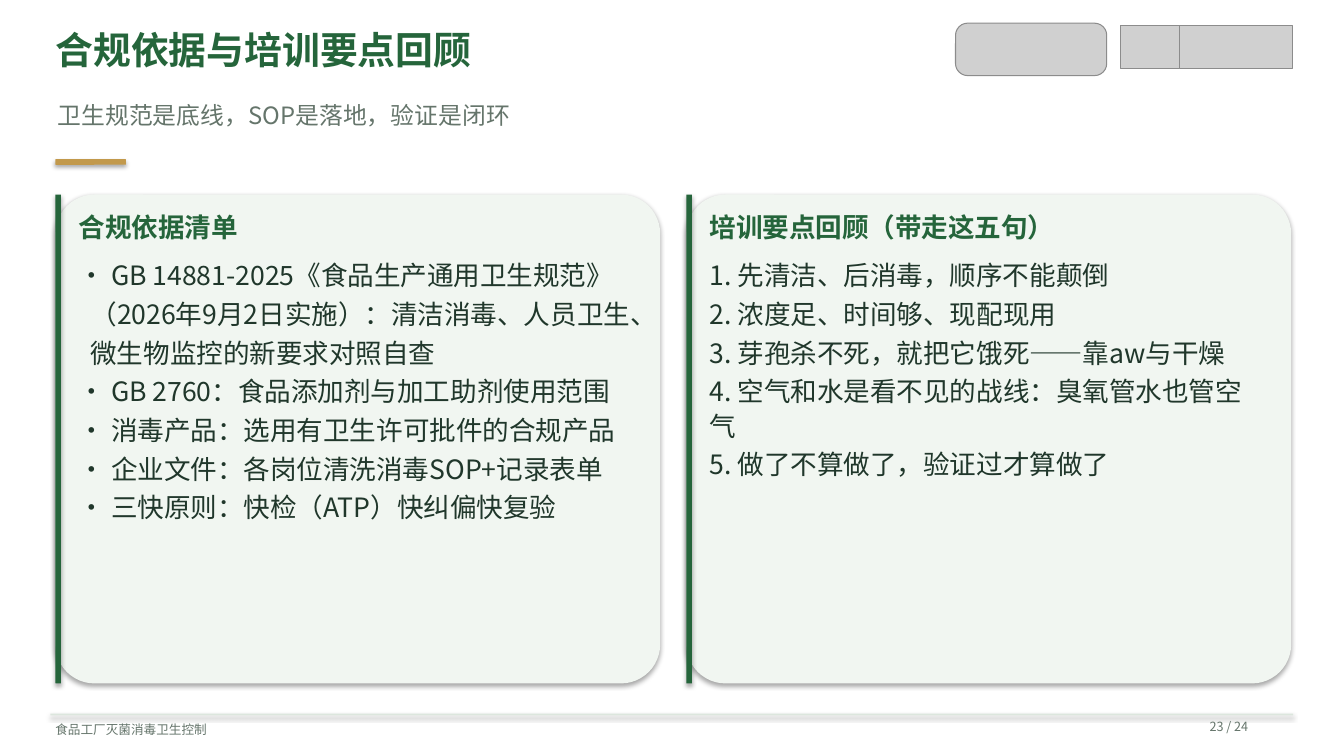
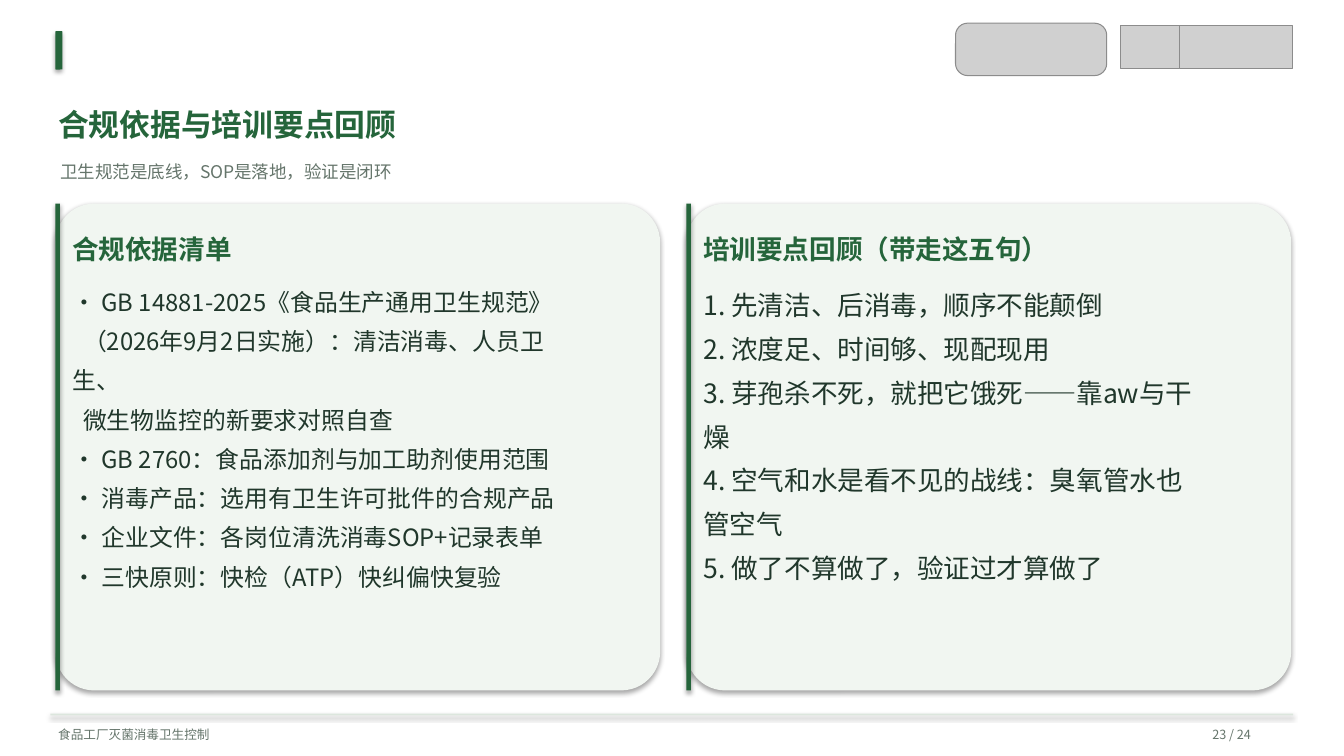
Before and after one commit to anton-z1127/zaadd, a slide deck: slide 23 of sterilization-training/presentation.pptx. Drawn at 1344x756 pixels with LibreOffice and Linux fonts; fonts in the diff are those of the drawing; grey boxes stand for pictures. Boxes give left, top, right and bottom in pixels: in the first picture for what was removed or moved away, otherwise in the second. Text is boxed around its words. In the diff, an @@ line names an element or a change of style, - is before the commit and + after.

Commit message:
Replan training slide layouts and verify rendered text bounds

```diff
--- a/sterilization-training/presentation.pptx
+++ b/sterilization-training/presentation.pptx
@@ rounded rectangle: place and size @@
-rounded rectangle at [55, 159, 126, 165]
+rounded rectangle at [55, 31, 63, 70]
@@ rounded rectangle at [55, 31, 63, 70]: fill #C2994B to #25653B @@
@@ text "合规依据与培训要点回顾": place and size @@
-text "合规依据与培训要点回顾" at [55, 31, 471, 68]
+text "合规依据与培训要点回顾" at [58, 109, 396, 139]
@@ text "合规依据与培训要点回顾" at [58, 109, 396, 139]: size 27 to 22 pt; line spacing 1 to 36.3pt; less space between paragraphs @@
@@ text "卫生规范是底线，SOP是落地，验证是闭环": place and size @@
-text "卫生规范是底线，SOP是落地，验证是闭环" at [57, 104, 510, 126]
+text "卫生规范是底线，SOP是落地，验证是闭环" at [60, 163, 391, 180]
@@ text "卫生规范是底线，SOP是落地，验证是闭环" at [60, 163, 391, 180]: size 17 to 12.5 pt; line spacing 1 to 20.6pt; less space between paragraphs @@
@@ 4 rounded rectangles: place and size @@
-4 rounded rectangles at [55, 195, 1292, 684]
+4 rounded rectangles at [55, 204, 1292, 691]
@@ text "合规依据清单": place and size @@
-text "合规依据清单" at [79, 214, 238, 240]
+text "合规依据清单" at [72, 236, 231, 262]
@@ text "合规依据清单" at [72, 236, 231, 262]: line spacing 1 to 31.4pt; less space between paragraphs @@
@@ text "培训要点回顾（带走这五句）" at [703, 236, 1048, 262]: line spacing 1 to 31.4pt; less space between paragraphs @@
@@ text "培训要点回顾（带走这五句）": place and size @@
-text "培训要点回顾（带走这五句）" at [710, 214, 1055, 240]
+text "培训要点回顾（带走这五句）" at [703, 236, 1048, 262]
@@ text "· GB 14881-2025《食品生产通用卫生规范》": place and size @@
-text "· GB 14881-2025《食品生产通用卫生规范》" at [90, 262, 656, 520]
+text "· GB 14881-2025《食品生产通用卫生规范》" at [72, 291, 555, 588]
@@ text at [83, 291, 555, 588]: size 19 to 17 pt in "· GB 14881-2025《食品生产通用卫生规范》", "微生物监控的新要求对照自查", "· GB 2760：食品添加剂与加工助剂使用范围", "· 消毒产品：选用有卫生许可批件的合规产品" and 2 more places; line spacing 1.08 to 28pt; less space between paragraphs @@
@@ text "1. 先清洁、后消毒，顺序不能颠倒": place and size @@
-text "1. 先清洁、后消毒，顺序不能颠倒" at [710, 262, 1242, 477]
+text "1. 先清洁、后消毒，顺序不能颠倒" at [703, 292, 1192, 581]
@@ text at [703, 292, 1103, 581]: line spacing 1.08 to 31.4pt; less space between paragraphs @@
@@ text at [72, 329, 544, 390]: text changed; size 19 to 17 pt @@
-（2026年9月2日实施）：清洁消毒、人员卫生、
+（2026年9月2日实施）：清洁消毒、人员卫
+生、
@@ text at [703, 380, 1192, 536]: text changed @@
-3. 芽孢杀不死，就把它饿死——靠aw与干燥
-4. 空气和水是看不见的战线：臭氧管水也管空气
+3. 芽孢杀不死，就把它饿死——靠aw与干
+燥
+4. 空气和水是看不见的战线：臭氧管水也
+管空气
@@ text "食品工厂灭菌消毒卫生控制" at [58, 728, 209, 740]: line spacing 1 to 14.8pt; less space between paragraphs @@
@@ text "23 / 24" at [1212, 729, 1251, 739]: line spacing 1 to 14.8pt; less space between paragraphs @@
```
Also in this commit, not shown: 23 other slides changed, 5 other files.
